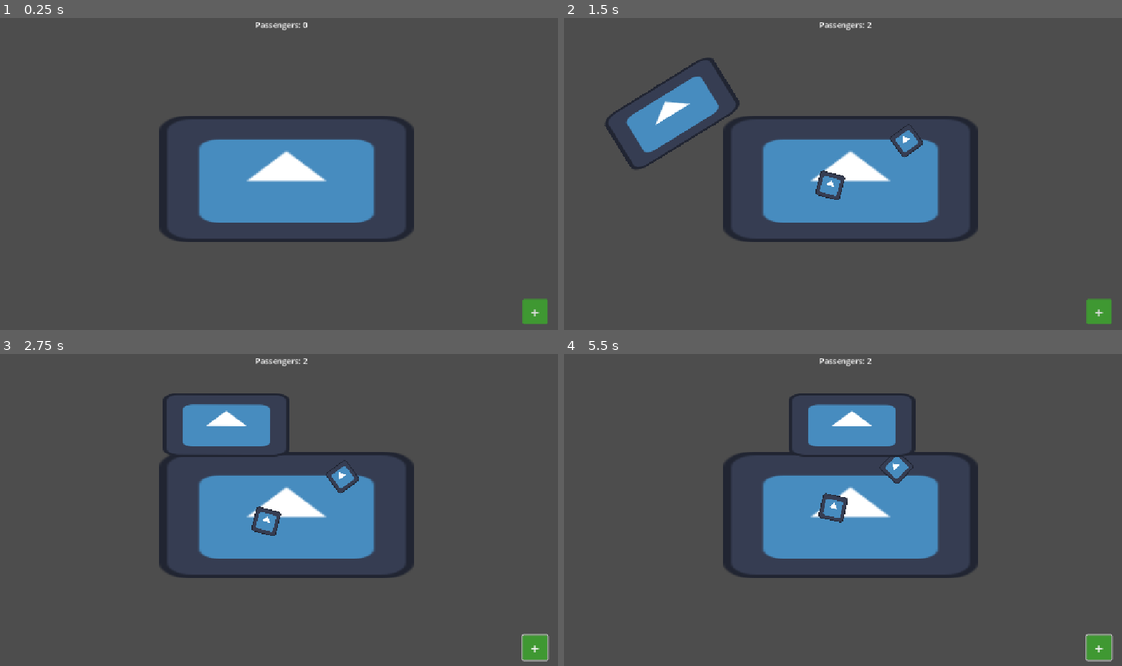
Above: before the commit, frames 1-4 (two rows, left to right).
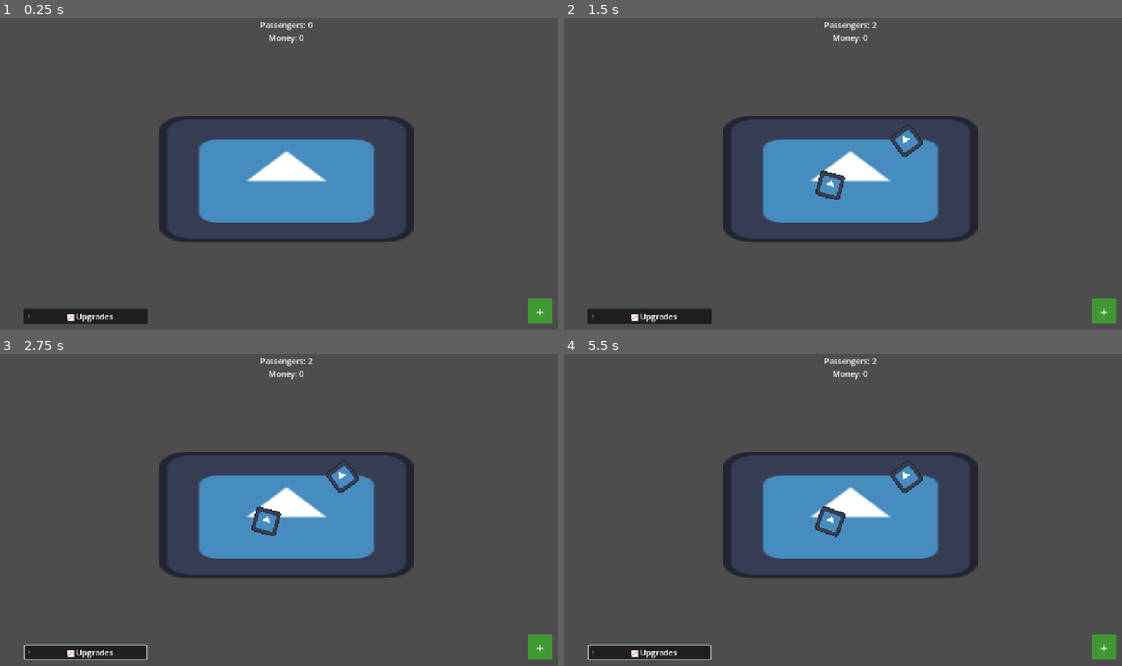
Above: after the commit, the same moments.

Repository: iamagoodperson-yay/rail-clicker
Game: Godot game, scene res://scenes/main.tscn
The game is run twice, just before and just after one commit, with the same random seed, the same clock (stepped at 60 frames per second) and the same inputs. The engine's default icon, where the game draws it, is replaced by a stand-in: a white triangle on a blue panel in a dark square.
Inputs (mouse positions are in pixels of both pictures, inside the frame that each line leads up to):
- Up to frame 1 (0.25 s): no input
- Up to frame 2 (1.5 s): click "+" at 0.5 s; tap Enter at 1.25 s; move the mouse to (976, 161) at 1.27 s; hold Right from 1.28 s (still down); tap Alt at 1.35 s; click (976, 161) at 1.42 s
- Up to frame 3 (2.75 s): move the mouse to (172, 531) at 2.02 s; release Right at 2.03 s; hold Down from 2.03 s (still down); tap Shift at 2.1 s
- Up to frame 4 (5.5 s): move the mouse to (909, 444) at 2.77 s; release Down at 2.78 s; hold Right 2.78-3.53 s; tap Alt at 2.85, 4.35 s; move the mouse to (820, 578) at 3.52 s; hold Up 3.53-4.28 s; tap Shift at 3.6, 5.1 s; click (820, 578) at 3.67 s; move the mouse to (1021, 563) at 4.27 s; hold Left from 4.28 s (still down); move the mouse to (681, 466) at 5.02 s

The runs differ from the first frame. In frame 1, 1.4% of the frame differs, in the area x 4-99%, y 1-99%; in frame 2, 4.1%; in frame 3, 4.3%; in frame 4, 5.0%.
Error after the commit: Parse Error: Expected identifier after "." for attribute access. (res://scripts/train_path.gd:47)

Commit message:
upgrades foldable contianer

Diff:
--- a/scenes/main.tscn
+++ b/scenes/main.tscn
@@ -4,6 +4,9 @@
 [ext_resource type="Script" uid="uid://dr7yyuyadmy0w" path="res://scripts/spawn_passengers.gd" id="2_jyhfs"]
 [ext_resource type="Script" uid="uid://c7623o8v1wvvx" path="res://scripts/label.gd" id="3_jyhfs"]
 [ext_resource type="PackedScene" uid="uid://c6wjjnoasaug1" path="res://scenes/train.tscn" id="3_tbgi4"]
+[ext_resource type="Script" uid="uid://i6lh1psvufw4" path="res://scripts/capacity_label.gd" id="5_tbgi4"]
+[ext_resource type="Script" uid="uid://b0eh2pf007vs5" path="res://scripts/wait_label.gd" id="6_o6xl0"]
+[ext_resource type="Script" uid="uid://ei1rg1yu5721" path="res://scripts/fare_label.gd" id="7_tipki"]
 
 [sub_resource type="NavigationPolygon" id="NavigationPolygon_jyhfs"]
 vertices = PackedVector2Array(742.3906, 199, 823.96094, 199, 823.03906, 445, 329, 445, 716.3672, 156.42188, 405.3203, 200, 442.40625, 160.59375, 329, 200, 454.5703, 82, 706.2578, 82)
@@ -65,7 +68,9 @@
 offset_right = 63.0
 offset_bottom = -298.0
 pivot_offset_ratio = Vector2(0.5, 0.5)
-text = "Passengers: XXX"
+text = "Passengers: XXX
+Money: XXX"
+horizontal_alignment = 1
 script = ExtResource("3_jyhfs")
 
 [node name="Button" type="Button" parent="Centered" unique_id=1805030628]
@@ -75,10 +80,10 @@
 anchor_top = 0.5
 anchor_right = 0.5
 anchor_bottom = 0.5
-offset_left = 475.0
-offset_top = 242.0
-offset_right = 525.0
-offset_bottom = 292.0
+offset_left = 485.0
+offset_top = 241.0
+offset_right = 535.0
+offset_bottom = 291.0
 grow_horizontal = 2
 grow_vertical = 2
 theme = SubResource("Theme_xlch1")
@@ -86,5 +91,115 @@
 theme_override_styles/normal = SubResource("StyleBoxFlat_h2yge")
 text = "+"
 
-[connection signal="child_order_changed" from="NavigationRegion2D/PassengersContainer" to="Centered/Label" method="_on_passengers_container_child_order_changed"]
+[node name="FoldableContainer" type="FoldableContainer" parent="Centered" unique_id=108985270]
+layout_mode = 1
+offset_left = -529.0
+offset_top = -17.0
+offset_right = -279.0
+offset_bottom = 292.0
+pivot_offset_ratio = Vector2(0, 1)
+accessibility_region = true
+folded = true
+title = "📈 Upgrades"
+title_alignment = 1
+title_position = 1
+
+[node name="VFlowContainer" type="VFlowContainer" parent="Centered/FoldableContainer" unique_id=1067438242]
+visible = false
+layout_mode = 2
+alignment = 1
+
+[node name="CapacityLabel" type="HFlowContainer" parent="Centered/FoldableContainer/VFlowContainer" unique_id=597102518]
+layout_mode = 2
+script = ExtResource("5_tbgi4")
+
+[node name="TopContainer" type="VFlowContainer" parent="Centered/FoldableContainer/VFlowContainer/CapacityLabel" unique_id=1761397371]
+layout_mode = 2
+
+[node name="Label" type="Label" parent="Centered/FoldableContainer/VFlowContainer/CapacityLabel/TopContainer" unique_id=1834715240]
+layout_mode = 2
+theme_override_font_sizes/font_size = 20
+text = "Train Capacity: xxx"
+
+[node name="BottomContainer" type="VFlowContainer" parent="Centered/FoldableContainer/VFlowContainer/CapacityLabel" unique_id=1821665455]
+layout_mode = 2
+alignment = 1
+
+[node name="Label" type="Label" parent="Centered/FoldableContainer/VFlowContainer/CapacityLabel/BottomContainer" unique_id=1470855143]
+layout_mode = 2
+text = "Level: X
+Cost: XX"
+
+[node name="Button" type="Button" parent="Centered/FoldableContainer/VFlowContainer/CapacityLabel/BottomContainer" unique_id=224414177]
+layout_mode = 2
+text = "Upgrade
++X capacity"
+
+[node name="WaitLabel" type="HFlowContainer" parent="Centered/FoldableContainer/VFlowContainer" unique_id=1309673547]
+layout_mode = 2
+script = ExtResource("6_o6xl0")
+
+[node name="TopContainer" type="VFlowContainer" parent="Centered/FoldableContainer/VFlowContainer/WaitLabel" unique_id=126084046]
+layout_mode = 2
+
+[node name="Label" type="Label" parent="Centered/FoldableContainer/VFlowContainer/WaitLabel/TopContainer" unique_id=60532533]
+layout_mode = 2
+theme_override_font_sizes/font_size = 20
+text = "Time between trains: xxx"
+
+[node name="BottomContainer" type="VFlowContainer" parent="Centered/FoldableContainer/VFlowContainer/WaitLabel" unique_id=237285332]
+layout_mode = 2
+alignment = 1
+
+[node name="Label" type="Label" parent="Centered/FoldableContainer/VFlowContainer/WaitLabel/BottomContainer" unique_id=118995720]
+layout_mode = 2
+text = "Level: X
+Cost: XX"
+
+[node name="Button" type="Button" parent="Centered/FoldableContainer/VFlowContainer/WaitLabel/BottomContainer" unique_id=1427881486]
+layout_mode = 2
+text = "Upgrade
++X capacity"
+
+[node name="FareLabel" type="HFlowContainer" parent="Centered/FoldableContainer/VFlowContainer" unique_id=1852059416]
+layout_mode = 2
+script = ExtResource("7_tipki")
+
+[node name="TopContainer" type="VFlowContainer" parent="Centered/FoldableContainer/VFlowContainer/FareLabel" unique_id=940766809]
+layout_mode = 2
+
+[node name="Label" type="Label" parent="Centered/FoldableContainer/VFlowContainer/FareLabel/TopContainer" unique_id=1578248771]
+layout_mode = 2
+theme_override_font_sizes/font_size = 20
+text = "Fare: xxx"
+
+[node name="BottomContainer" type="VFlowContainer" parent="Centered/FoldableContainer/VFlowContainer/FareLabel" unique_id=1159831178]
+layout_mode = 2
+alignment = 1
+
+[node name="Label" type="Label" parent="Centered/FoldableContainer/VFlowContainer/FareLabel/BottomContainer" unique_id=1015303222]
+layout_mode = 2
+text = "Level: X
+Cost: XX"
+
+[node name="Button" type="Button" parent="Centered/FoldableContainer/VFlowContainer/FareLabel/BottomContainer" unique_id=2087871413]
+layout_mode = 2
+text = "Upgrade
++X capacity"
+
+[node name="ErrorLabel" type="Label" parent="Centered" unique_id=1161960994]
+visible = false
+layout_mode = 0
+offset_left = -89.0
+offset_top = 265.0
+offset_right = 147.0
+offset_bottom = 288.0
+theme_override_colors/font_color = Color(1, 0.100000024, 0.100000024, 1)
+text = "Error:"
+horizontal_alignment = 1
+vertical_alignment = 1
+
 [connection signal="pressed" from="Centered/Button" to="NavigationRegion2D/PassengersContainer" method="_on_button_pressed"]
+[connection signal="pressed" from="Centered/FoldableContainer/VFlowContainer/CapacityLabel/BottomContainer/Button" to="Centered/FoldableContainer/VFlowContainer/CapacityLabel" method="_on_button_pressed"]
+[connection signal="pressed" from="Centered/FoldableContainer/VFlowContainer/WaitLabel/BottomContainer/Button" to="Centered/FoldableContainer/VFlowContainer/WaitLabel" method="_on_button_pressed"]
+[connection signal="pressed" from="Centered/FoldableContainer/VFlowContainer/FareLabel/BottomContainer/Button" to="Centered/FoldableContainer/VFlowContainer/FareLabel" method="_on_button_pressed"]
--- a/scenes/train.tscn
+++ b/scenes/train.tscn
@@ -19,6 +19,7 @@
 [node name="PathFollow2D" type="PathFollow2D" parent="." unique_id=1926359726]
 position = Vector2(-222, 280)
 rotation = -0.003344469
+loop = false
 script = ExtResource("1_68jl8")
 
 [node name="Train" type="Sprite2D" parent="PathFollow2D" unique_id=1354929336]
--- /dev/null
+++ b/scripts/capacity_label.gd
@@ -0,0 +1,29 @@
+extends HFlowContainer
+
+@onready var top_label = $'TopContainer/Label'
+@onready var btm_label = $'BottomContainer/Label'
+@onready var button = $'BottomContainer/Button'
+@onready var error_label = $'../../../ErrorLabel'
+
+var obj = Event.train_capacity
+
+func _process(delta):
+	top_label.text = "Train Capacity: %s" % obj.amt
+	btm_label.text = "Level: %s\nCost: %s" % [obj.level, obj.cost]
+	button.text = "Upgrade\n+%s capacity" % obj.amt_inc
+
+func _on_button_pressed() -> void:
+	if Event.money < obj.cost:
+		error_label.text = "Error: Not enough money"
+		error()
+	elif obj.is_maxxed:
+		error_label.text = "Error: Maximum level for upgrade"
+		error()
+	else:
+		error_label.visible = false
+		obj.level += 1
+
+func error():
+	error_label.visible = true
+	await get_tree().create_timer(5.0).timeout
+	error_label.visible = false
--- a/scripts/event.gd
+++ b/scripts/event.gd
@@ -2,3 +2,40 @@
 
 var train_arrived = false
 var passenger_count = 0
+var train_passengers = 0
+var money = 0
+
+class upgradable:
+	var level: int = 0
+	var base_amt: float = 1.0
+	var amt_inc: float = 1.0
+	var max_level: int = 999
+
+	var is_maxxed: bool:
+		get:
+			return max_level == level
+
+	var amt: float:
+		get:
+			return max(base_amt + level * amt_inc , 0.0)
+
+	var base_cost: int = 10
+	var multiplier: float = 1.1
+
+	var cost: int:
+		get:
+			return roundi(base_cost + pow(multiplier,level))
+
+var train_capacity = upgradable.new()
+var train_wait = upgradable.new()
+var fare = upgradable.new()
+
+func _ready():
+	train_capacity.base_amt = 10.0
+	train_capacity.amt_inc = 5.0
+	train_wait.base_amt = 16.0
+	train_wait.amt_inc = -2.0
+	train_wait.base_cost = 20.0
+	train_wait.max_level = 8
+	fare.base_amt = 1.0
+	fare.amt_inc = 0.2
--- /dev/null
+++ b/scripts/fare_label.gd
@@ -0,0 +1,29 @@
+extends HFlowContainer
+
+@onready var top_label = $'TopContainer/Label'
+@onready var btm_label = $'BottomContainer/Label'
+@onready var button = $'BottomContainer/Button'
+@onready var error_label = $'../../../ErrorLabel'
+
+var obj = Event.fare
+
+func _process(delta):
+	top_label.text = "Fare: %s" % obj.amt
+	btm_label.text = "Level: %s\nCost: %s" % [obj.level, obj.cost]
+	button.text = "Upgrade\n+%s capacity" % obj.amt_inc
+
+func _on_button_pressed() -> void:
+	if Event.money < obj.cost:
+		error_label.text = "Error: Not enough money"
+		error()
+	elif obj.is_maxxed:
+		error_label.text = "Error: Maximum level for upgrade"
+		error()
+	else:
+		error_label.visible = false
+		obj.level += 1
+
+func error():
+	error_label.visible = true
+	await get_tree().create_timer(5.0).timeout
+	error_label.visible = false
--- a/scripts/label.gd
+++ b/scripts/label.gd
@@ -1,7 +1,4 @@
 extends Label
 
-func _ready():
-	text = 'Passengers: 0'
-
-func _on_passengers_container_child_order_changed() -> void:
-	text = 'Passengers: ' + str(Event.passenger_count)
+func _process(delta):
+	text = 'Passengers: %s\nMoney: %s' % [Event.passenger_count, Event.money]
--- a/scripts/passenger.gd
+++ b/scripts/passenger.gd
@@ -43,7 +43,7 @@
 		await get_tree().create_timer(randf_range(2.5, 10.0)).timeout
 
 		action = randi_range(1,2)
-		await get_tree().create_timer(randf_range(0.5, 1.5)).timeout
+		await get_tree().create_timer(randf_range(1.5, 5)).timeout
 
 func board_train():
 	if not active or boarding:
@@ -71,6 +71,7 @@
 	boarding = false
 	velocity = Vector2.ZERO
 	Event.passenger_count -= 1
+	Event.train_passengers += 1
 	queue_free()
 
 func _physics_process(delta: float) -> void:
--- a/scripts/train_path.gd
+++ b/scripts/train_path.gd
@@ -16,8 +16,8 @@
 		"d":
 			speed = move_toward(speed, 0.0, acceleration * delta)
 			if speed <= 0.0:
-				progress_ratio = midpoint
-				state = "c"
+				speed = 0.0
+				state = "m"
 				wait_at_midpoint()
 		"c":
 			if progress_ratio >= midpoint - accel_dist and progress_ratio < midpoint:
@@ -27,13 +27,15 @@
 			if speed >= max_speed:
 				speed = max_speed
 				state = "c"
+		"m", "e":
+			return
 	progress_ratio += speed * delta
 
 	if progress_ratio >= 1.0:
-		await get_tree().create_timer(30.0).timeout
-		progress_ratio = 0.0
-		speed = max_speed
-		state = "c"
+		progress_ratio = 1.0
+		speed = 0.0
+		state = "e"
+		wait_at_end()
 
 
 func wait_at_midpoint():
@@ -42,6 +44,13 @@
 	while get_tree().get_node_count_in_group("passengers") > 0:
 		if timer.time_left <= 0:
 			break
+		if Event.train_passengers > Event.
 		await get_tree().process_frame
 	state = "a"
 	Event.train_arrived = false
+
+func wait_at_end():
+	await get_tree().create_timer(10.0).timeout
+	progress_ratio = 0.0
+	speed = max_speed
+	state = "c"
--- /dev/null
+++ b/scripts/wait_label.gd
@@ -0,0 +1,28 @@
+extends HFlowContainer
+
+@onready var top_label = $'TopContainer/Label'
+@onready var btm_label = $'BottomContainer/Label'
+@onready var button = $'BottomContainer/Button'
+@onready var error_label = $'../../../ErrorLabel'
+
+var obj = Event.train_wait
+
+func _process(delta):
+	top_label.text = "Time between trains: %s" % obj.amt
+	btm_label.text = "Level: %s\nCost: %s" % [obj.level, obj.cost]
+	button.text = "Upgrade\n+%s capacity" % obj.amt_inc
+
+func _on_button_pressed() -> void:
+	if Event.money < obj.cost:
+		error_label.text = "Error: Not enough money"
+		error()
+	elif obj.is_maxxed:
+		error_label.text = "Error: Maximum level for upgrade"
+		error()
+	else:
+		obj.level += 1
+
+func error():
+	error_label.visible = true
+	await get_tree().create_timer(5.0).timeout
+	error_label.visible = false
Not shown, added: scripts/capacity_label.gd.uid
Not shown, added: scripts/fare_label.gd.uid
Not shown, added: scripts/wait_label.gd.uid
